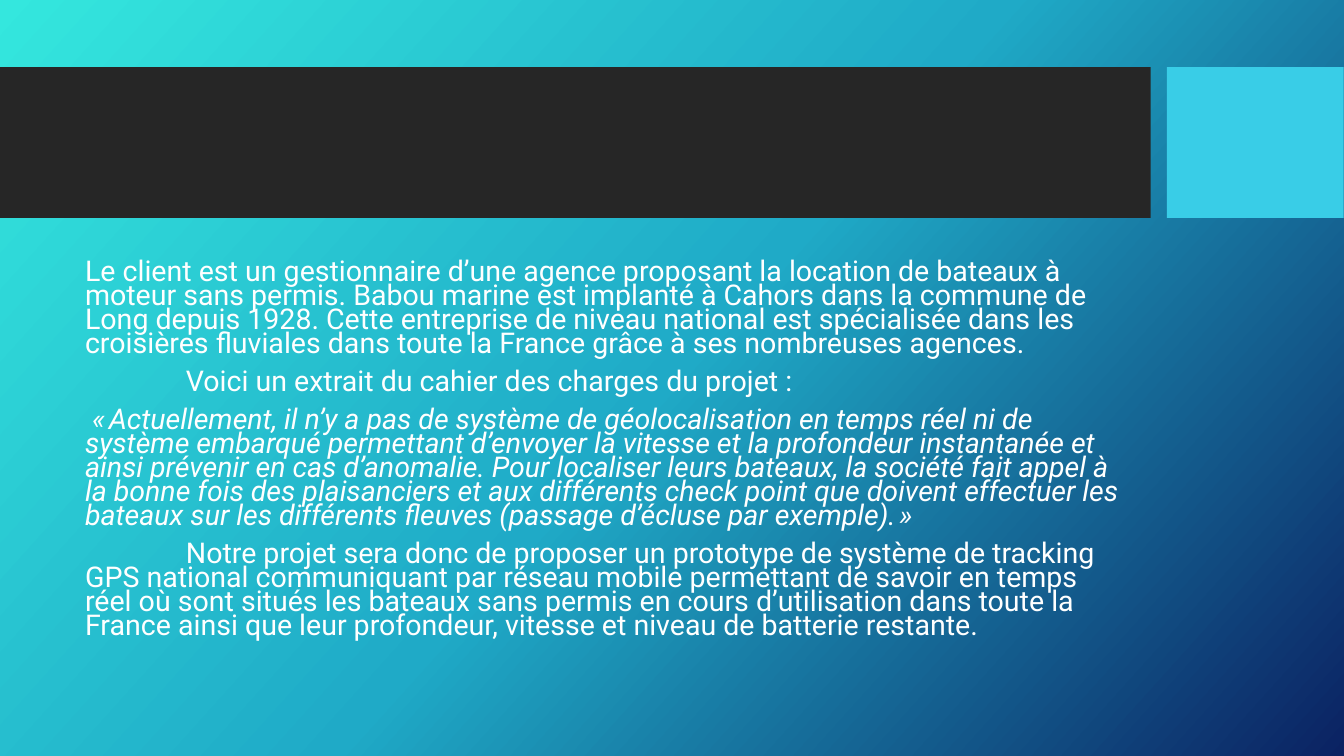
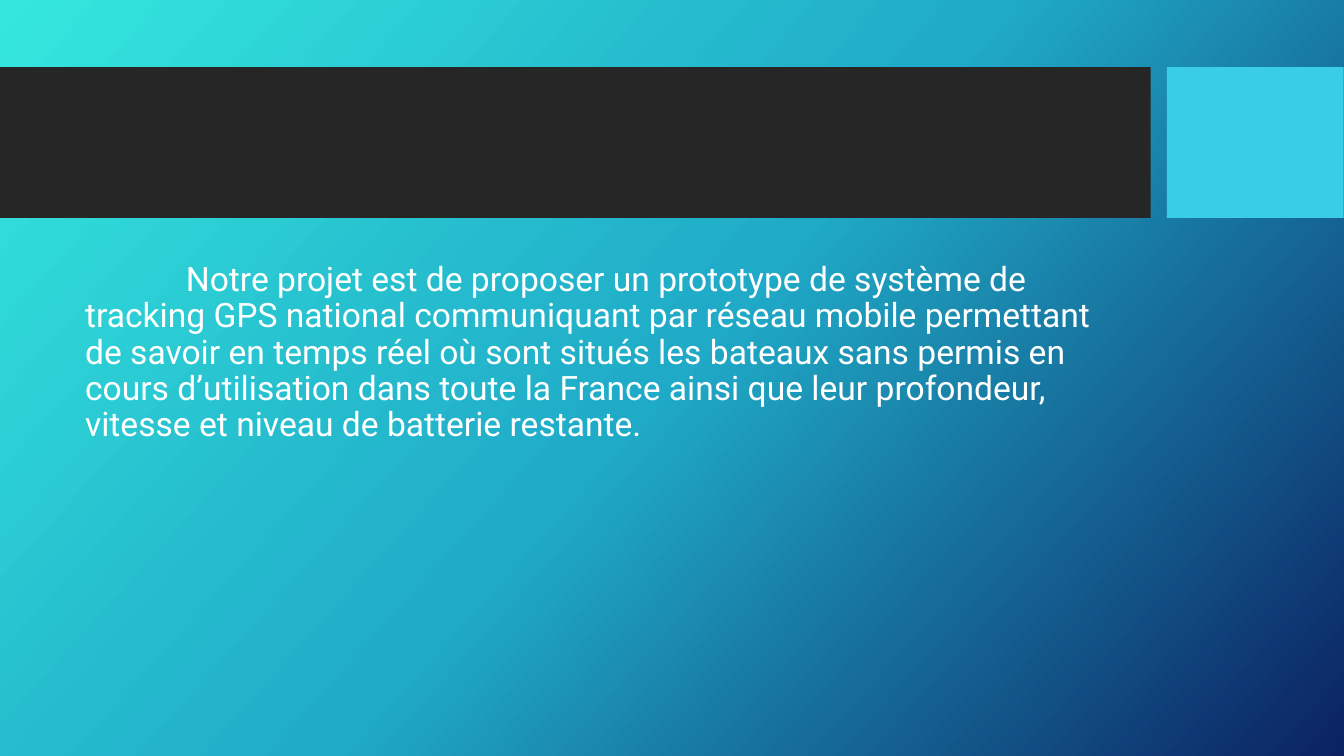
Before and after one commit to vincentsn2/Projet_BTS_Tracking_GPS, a slide deck: slide 4 of Dossier/Arthur/revueArthurBRICE1.pptx. Drawn at 1344x756 pixels with LibreOffice and Linux fonts; fonts in the diff are those of the drawing; background and template pictures are left out. Boxes give left, top, right and bottom in pixels: in the first picture for what was removed or moved away, otherwise in the second. Text is boxed around its words. In the diff, an @@ line names an element or a change of style, - is before the commit and + after.

```diff
--- a/Dossier/Arthur/revueArthurBRICE1.pptx
+++ b/Dossier/Arthur/revueArthurBRICE1.pptx
@@ text at [85,265,1090,437]: text changed; size 20.4 to 24 pt @@
-Le client est un gestionnaire d’une agence proposant la location de bateaux à moteur sans permis. Babou marine est implanté à Cahors dans la commune de Long depuis 1928. Cette entreprise de niveau national est spécialisée dans les croisières fluviales dans toute la France grâce à ses nombreuses agences.
-Voici un extrait du cahier des charges du projet :
-« Actuellement, il n’y a pas de système de géolocalisation en temps réel ni de système embarqué permettant d’envoyer la vitesse et la profondeur instantanée et ainsi prévenir en cas d’anomalie. Pour localiser leurs bateaux, la société fait appel à la bonne fois des plaisanciers et aux différents check point que doivent effectuer les bateaux sur les différents fleuves (passage d’écluse par exemple). »
-Notre projet sera donc de proposer un prototype de système de tracking GPS national communiquant par réseau mobile permettant de savoir en temps réel où sont situés les bateaux sans permis en cours d’utilisation dans toute la France ainsi que leur profondeur, vitesse et niveau de batterie restante.
+Notre projet est de proposer un prototype de système de tracking GPS national communiquant par réseau mobile permettant de savoir en temps réel où sont situés les bateaux sans permis en cours d’utilisation dans toute la France ainsi que leur profondeur, vitesse et niveau de batterie restante.
```
Also in this commit, not shown: 8 other slides changed, 2 slides added, 3 slides removed.
